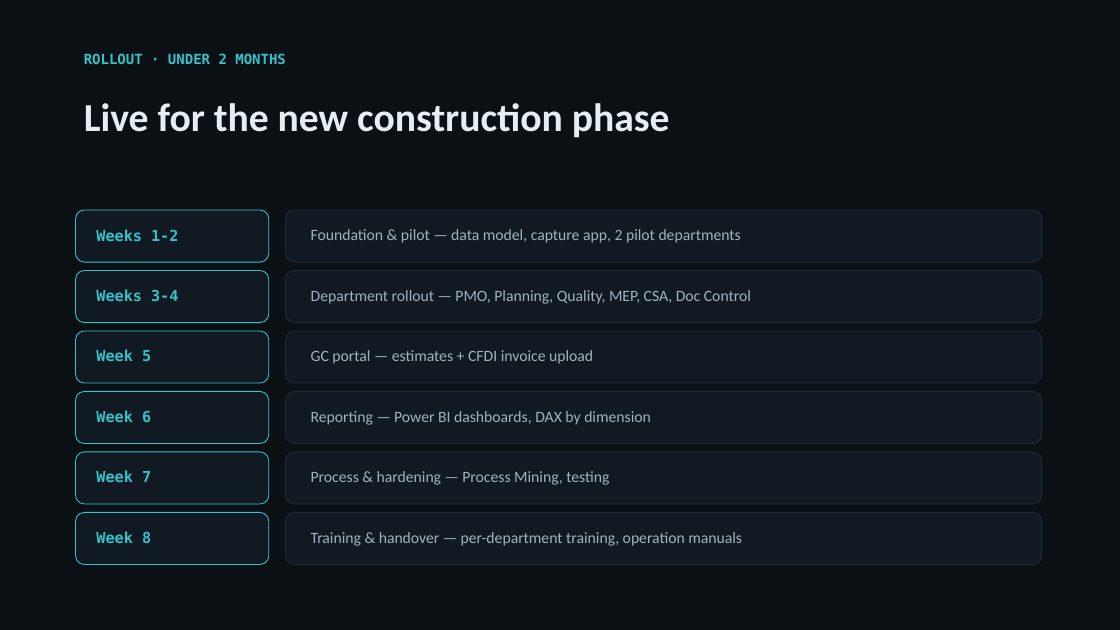
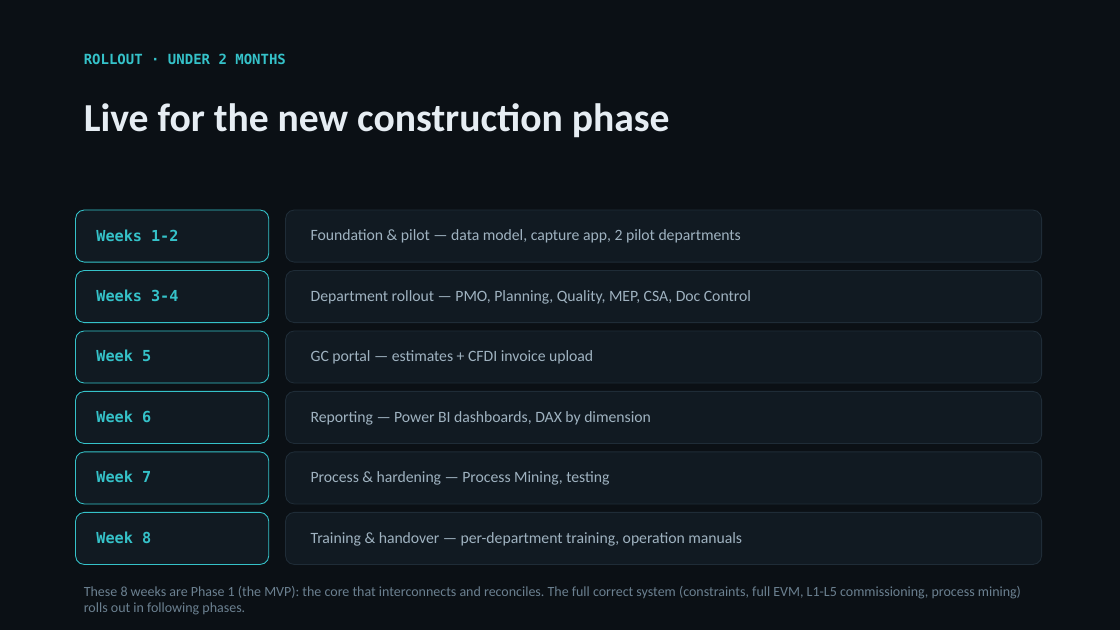
Before and after one commit to ElDerivator/d3x-portfolio, a slide deck: slide 11 of odata/ODATA_QR03_Single_Source_of_Truth.pptx (slide 9 before the commit). Drawn at 1120x630 pixels with LibreOffice and Linux fonts; fonts in the diff are those of the drawing. Boxes give left, top, right and bottom in pixels: in the first picture for what was removed or moved away, otherwise in the second. Text is boxed around its words. In the diff, an @@ line names an element or a change of style, - is before the commit and + after.

```diff
--- a/odata/ODATA_QR03_Single_Source_of_Truth.pptx
+++ b/odata/ODATA_QR03_Single_Source_of_Truth.pptx
@@ text added at (84,586,1021,615), 12 pt, text #6B8090 @@
+These 8 weeks are Phase 1 (the MVP): the core that interconnects and reconciles. The full correct system (constraints, full EVM, L1-L5 commissioning, process mining) rolls out in following phases.
```
Also in this commit, not shown: 2 slides added.
